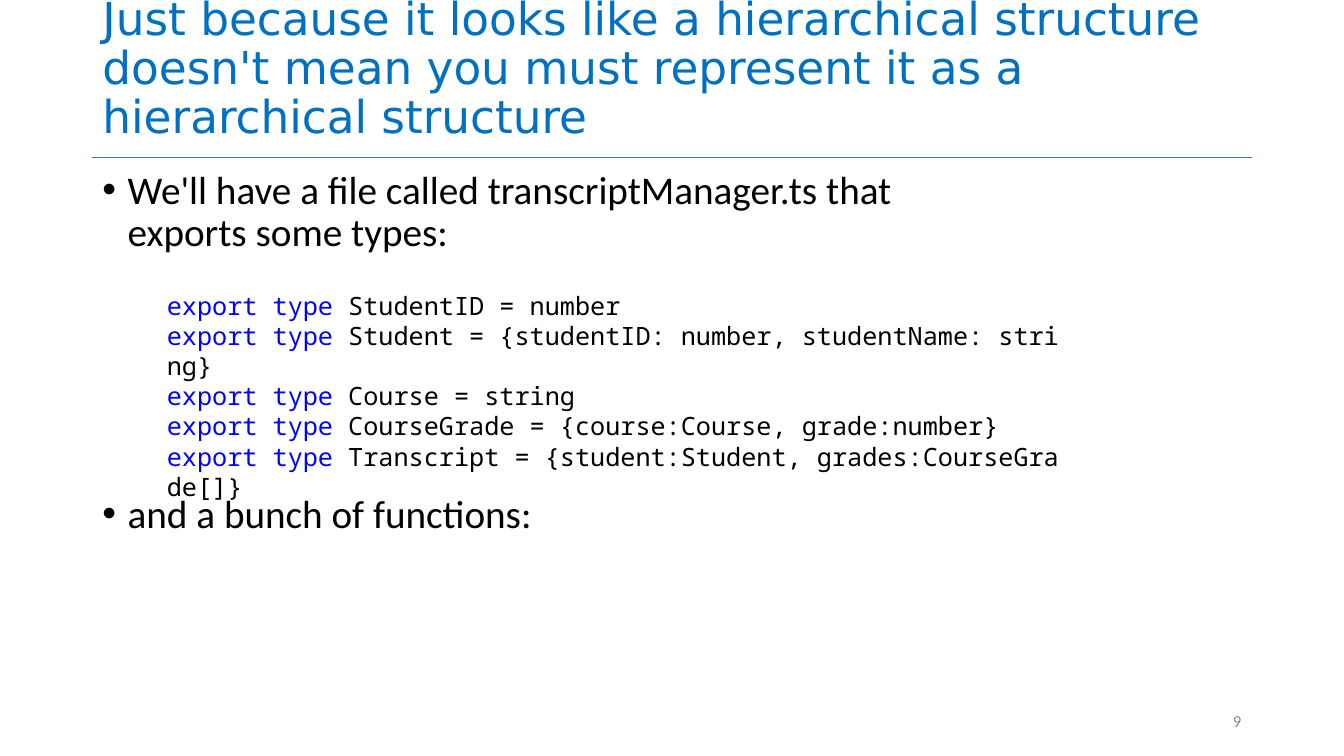
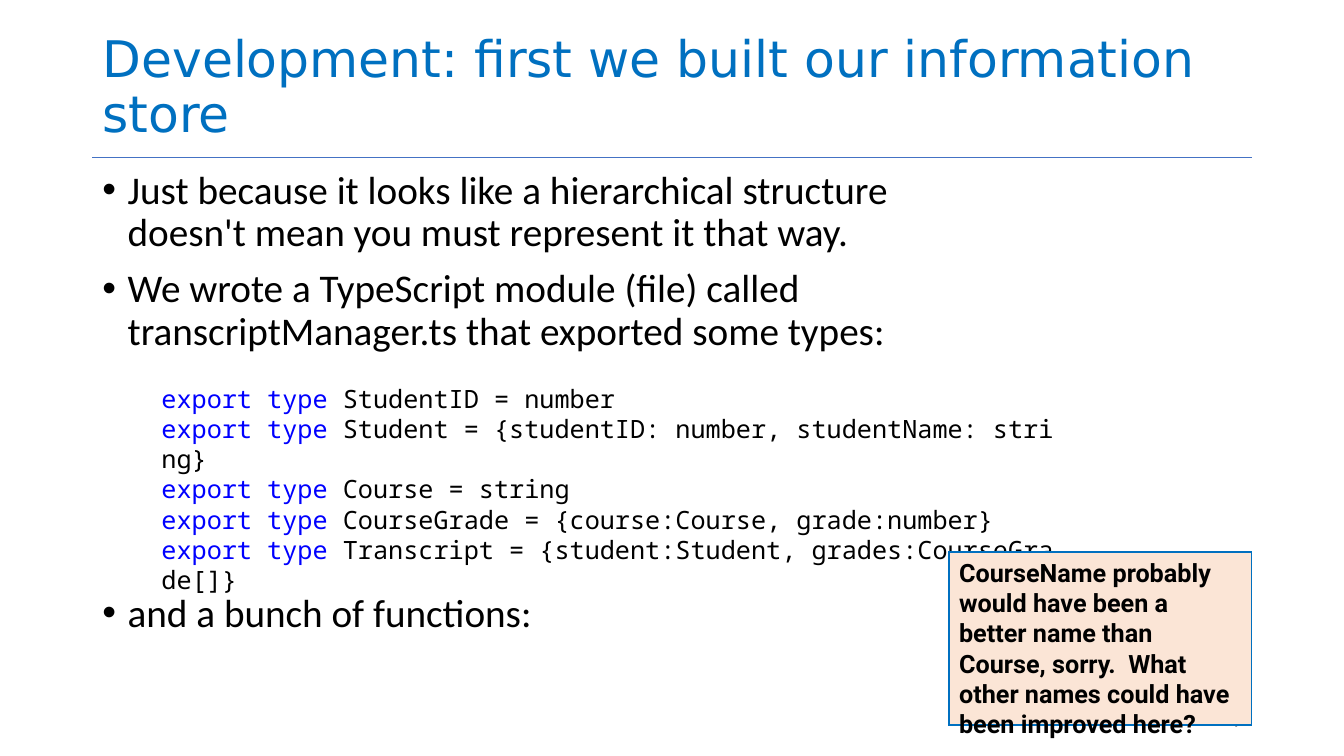
Before and after one commit to neu-se/CS4530-CS5500-Spring-2021, a slide deck: slide 9 of Slides/Lesson 3.4 Building a REST server.pptx. Drawn at 1344x756 pixels with LibreOffice and Linux fonts; fonts in the diff are those of the drawing. Boxes give left, top, right and bottom in pixels: in the first picture for what was removed or moved away, otherwise in the second. Text is boxed around its words. In the diff, an @@ line names an element or a change of style, - is before the commit and + after.

```diff
--- a/Slides/Lesson 3.4 Building a REST server.pptx
+++ b/Slides/Lesson 3.4 Building a REST server.pptx
@@ title at (102,38,1195,133): text changed; size 32.4 to 36 pt @@
-Just because it looks like a hierarchical structure doesn't mean you must represent it as a hierarchical structure
+Development: first we built our information store
@@ text at (128,176,888,352): text changed @@
-• We'll have a file called transcriptManager.ts that exports some types:
+• Just because it looks like a hierarchical structure doesn't mean you must represent it that way.
+• We wrote a TypeScript module (file) called transcriptManager.ts that exported some types:
@@ text "export type StudentID = number": place and size @@
-text "export type StudentID = number" at (167,296,1059,472)
+text "export type StudentID = number" at (161,389,1054,565)
@@ rectangle added at (950,553,1252,725), fill #FBE5D6, outline #0070C0 1 pt, 18 pt, text #000000, bold @@
+CourseName probably would have been a better name than Course, sorry. What other names could have been improved here?
```
Also in this commit, not shown: 8 other slides changed, 10 slides added, 2 slides removed, 5 other files.
